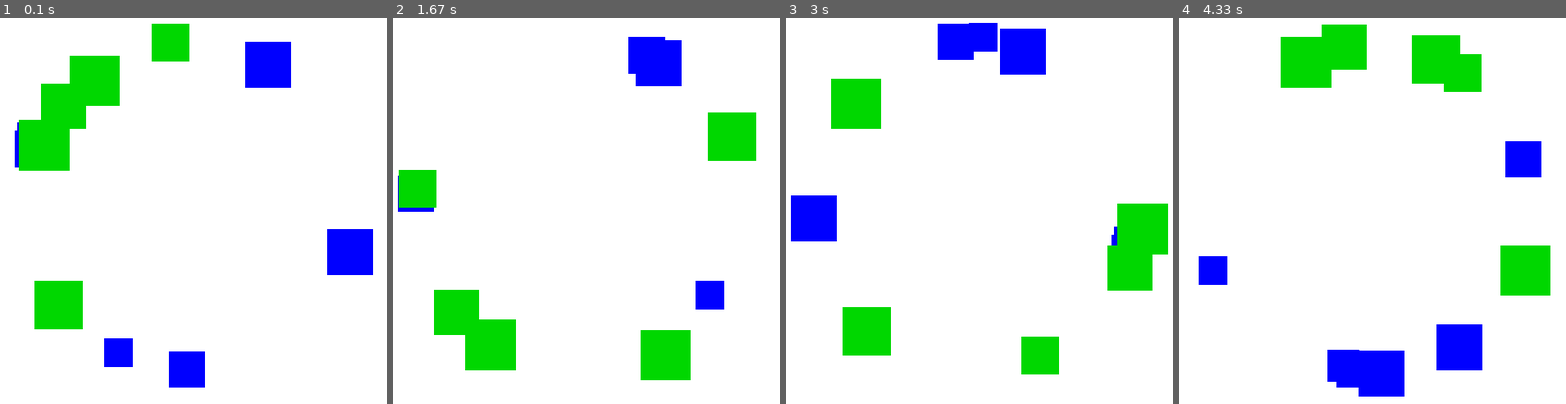
Above: before the commit, frames 1-4 (left to right).
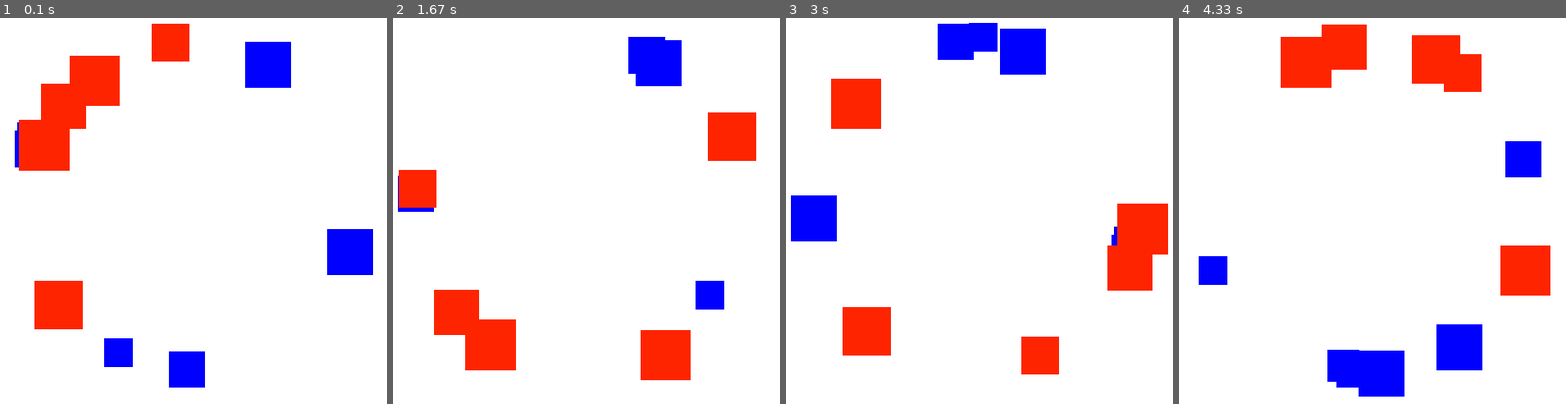
Above: after the commit, the same moments.

Repository: PholCast/OOP-Challenges
Game: pygame game, started from Notebook abstraccion modularizacion/modularizacion_pygame/main.py
The game is run twice, just before and just after one commit, with the same random seed, the same clock (stepped at 60 frames per second) and the same inputs.
Inputs:
- Up to frame 1 (0.1 s): no input
- Up to frame 2 (1.67 s): no input
- Up to frame 3 (3 s): no input
- Up to frame 4 (4.33 s): no input

The runs differ from the first frame. In frame 1, 6.9% of the frame differs, in the area x 4-49%, y 1-81%; in frame 2, 7.2%, in the area x 1-94%, y 24-94%; in frame 3, 7.1%; in frame 4, 6.8%.

Commit message:
Setting red color

Diff:
--- a/Notebook abstraccion modularizacion/modularizacion_pygame/module_pygame.py
+++ b/Notebook abstraccion modularizacion/modularizacion_pygame/module_pygame.py
@@ -8,7 +8,7 @@
 HEIGHT = 600
 WHITE = (255, 255, 255)
 BLUE = (0, 0, 255)
-RED = (0,215,0)
+RED = (255, 36, 0)
 
 game_display = pygame.display.set_mode((WIDTH, HEIGHT))
 pygame.display.set_caption("Blob World")
